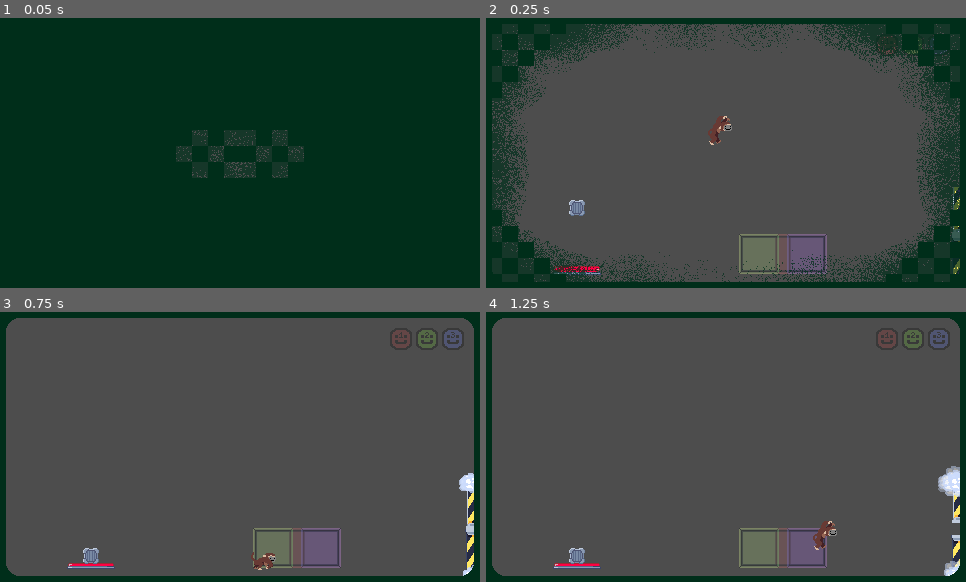
Above: before the commit, frames 1-4 (two rows, left to right).
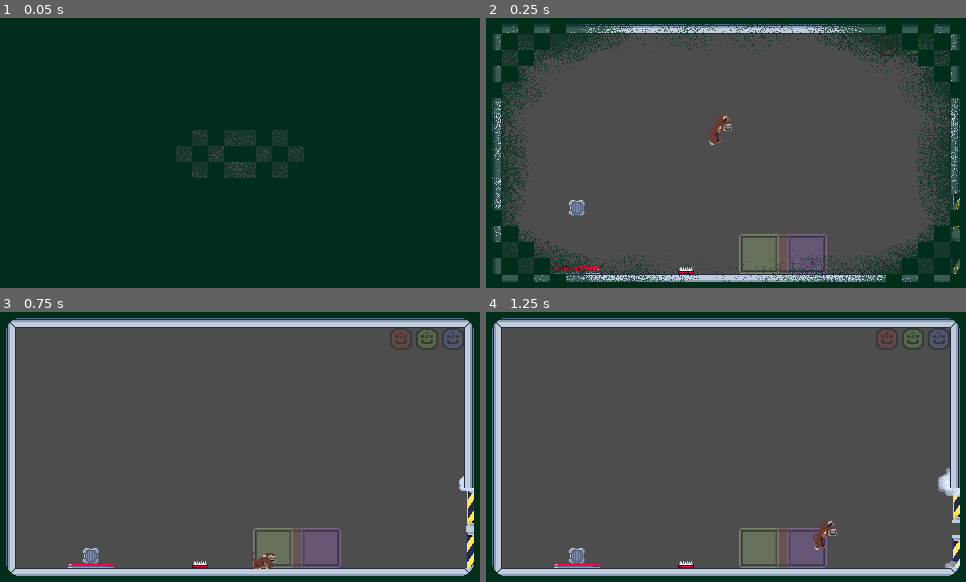
Above: after the commit, the same moments.

Repository: avaxar/phase-reveal
Game: Godot game, scene res://level/level.tscn
The game is run twice, just before and just after one commit, with the same random seed, the same clock (stepped at 60 frames per second) and the same inputs. This scene is started directly instead of the project's main scene.
Inputs (mouse positions are in pixels of both pictures, inside the frame that each line leads up to):
- Up to frame 1 (0.05 s): no input
- Up to frame 2 (0.25 s): no input
- Up to frame 3 (0.75 s): tap Enter (ui_accept) at 0.5 s; move the mouse to (345, 433) at 0.52 s; hold D (right) from 0.53 s (still down); hold E (interact) from 0.53 s (still down)
- Up to frame 4 (1.25 s): keep holding D (right); keep holding E (interact); tap W (jump) at 0.77 s

Frame 1 is identical in both runs. In frame 2, 6.6% of the frame differs, in the area x 1-99%, y 2-98%; in frame 3, 9.5%; in frame 4, 9.5%.

Commit message:
Fixed Level Transition bug

Diff:
--- a/globals/manager.gd
+++ b/globals/manager.gd
@@ -22,8 +22,6 @@
 func load_level(level: int): # Uses level numbers 1-6
 	if get_tree().current_scene != null:
 		current_scene = get_tree().current_scene
-
-	print(levels.keys()[level - 1])
 	#get_tree().change_scene_to_packed(levels.keys()[level - 1])
 	var next_level = levels.keys()[level - 1].instantiate()
 	var root_node = current_scene.get_parent()
@@ -43,7 +41,8 @@
 
 
 func unlock_level(level: int):
-	levels.values()[level - 1] = true
+	levels[levels.keys()[level - 1]] = true
+	print(levels)
 
 
 # --- Persisting mechanics ---
--- a/level/level.tscn
+++ b/level/level.tscn
@@ -68,7 +68,6 @@
 metadata/_edit_lock_ = true
 
 [node name="MapOver" type="TileMapLayer" parent="." unique_id=495730745]
-visible = false
 tile_map_data = PackedByteArray("AAABABAAAAAFAAgAAAACABAAAAAFAAgAAAADABAAAAAFAAgAAAAEABAAAAAFAAgAAAAFABAAAAAFAAgAAAAGAB …(1296 unchanged characters)…
 tile_set = ExtResource("2_vkbyq")
 
@@ -98,7 +97,6 @@
 metadata/_edit_lock_ = true
 
 [node name="PauseMenu" parent="CanvasLayer" unique_id=87079771 instance=ExtResource("10_cw150")]
-process_mode = 3
 visible = false
 metadata/_edit_lock_ = true
 
--- a/ui/pause/pause_menu.gd
+++ b/ui/pause/pause_menu.gd
@@ -18,5 +18,5 @@
 
 func _unhandled_input(event: InputEvent) -> void:
 	if event.is_action_pressed("pause"):
-		get_tree().paused = !get_tree().paused
-		visible = get_tree().paused
+		visible = !visible
+		get_tree().set_deferred("paused", visible)
--- a/ui/pause/pause_menu.tscn
+++ b/ui/pause/pause_menu.tscn
@@ -11,6 +11,7 @@
 font_color = Color(0.3647059, 0.1254902, 0.2784314, 1)
 
 [node name="PauseMenu" type="Control" unique_id=87079771]
+process_mode = 3
 layout_mode = 3
 anchors_preset = 15
 anchor_right = 1.0
--- a/ui/title_screen/title_screen.gd
+++ b/ui/title_screen/title_screen.gd
@@ -44,7 +44,6 @@
 		var nb: LevelButton = LEVEL_BUTTON.instantiate()
 		nb.level_number = i + 1
 		level_select_container.add_child(nb)
-
 		if Manager.is_level_available(i + 1):
 			nb.unlock()
 		else:
Not shown: 1 places in level/level.tscn that only renumber resources
